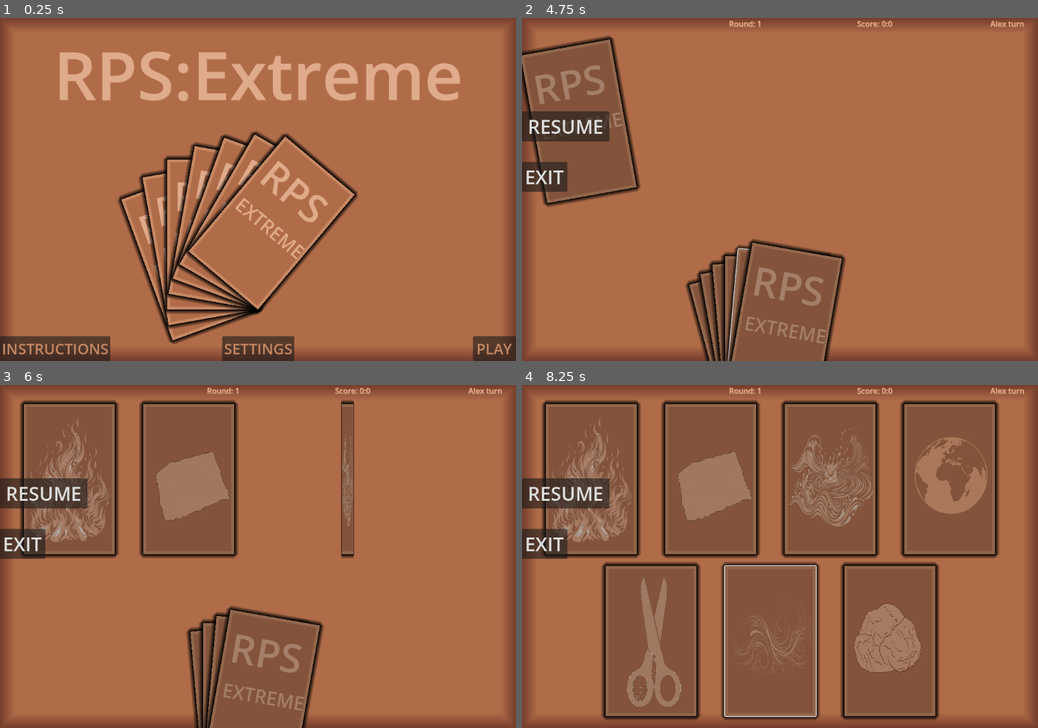
Above: before the commit, frames 1-4 (two rows, left to right).
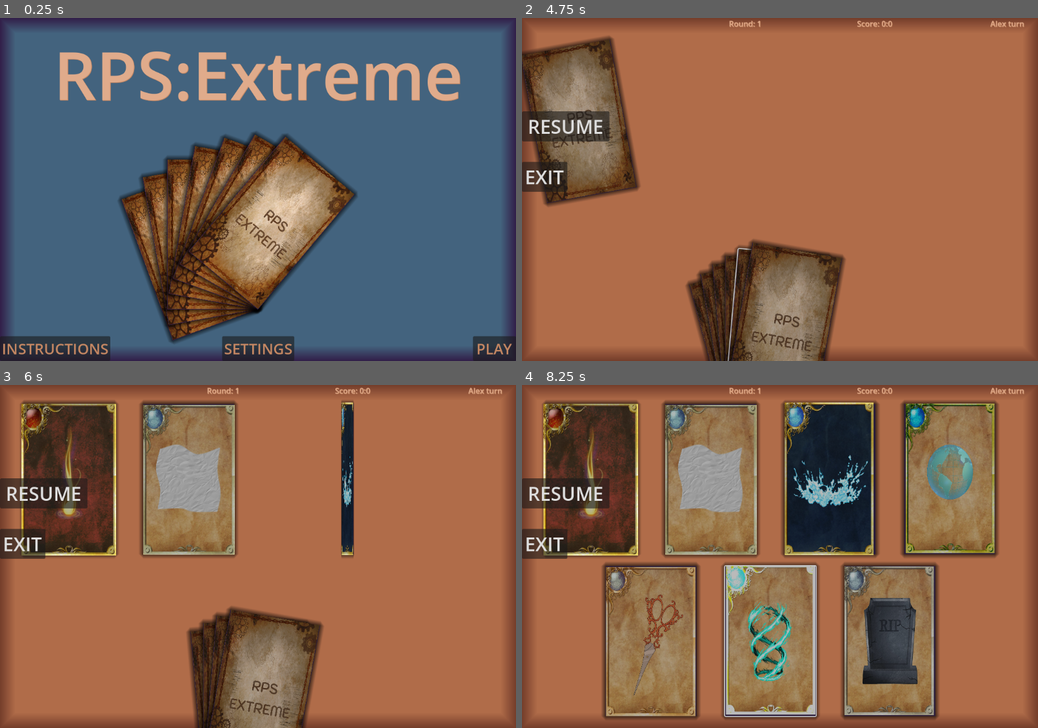
Above: after the commit, the same moments.

Repository: smkillerz777-star/RPS-Extreme
Game: Godot game, scene res://main_menu.tscn
Two runs of this game, one before a commit and one after it. Both use one fixed random seed, a clock stepped at 60 frames per second and the inputs below.
Inputs (mouse positions are in pixels of both pictures, inside the frame that each line leads up to):
- Up to frame 1 (0.25 s): no input
- Up to frame 2 (4.75 s): click "PLAY" at 0.5 s; click (821, 120) at 1.27 s; type "Alex" at 1.35 s; click (821, 172) at 1.5 s; type "Alex" at 1.58 s; click "BACK/PAUSE" at 2 s; click "START" at 2.75 s; tap Enter at 3.5 s; move the mouse to (893, 172) at 3.52 s; hold Right 3.53-4.28 s; tap Alt at 3.6 s; click (893, 172) at 3.67 s; move the mouse to (676, 206) at 4.27 s; hold Down from 4.28 s (still down); tap Shift at 4.35 s
- Up to frame 3 (6 s): move the mouse to (309, 481) at 5.02 s; release Down at 5.03 s; hold Right 5.03-5.78 s; tap Alt at 5.1 s; move the mouse to (232, 625) at 5.77 s; hold Up from 5.78 s (still down); tap Shift at 5.85 s; click (232, 625) at 5.92 s
- Up to frame 4 (8.25 s): move the mouse to (934, 607) at 6.52 s; release Up at 6.53 s; hold Left 6.53-8.03 s; tap Alt at 6.6, 8.1 s; move the mouse to (625, 505) at 7.27 s; tap Shift at 7.35 s; move the mouse to (805, 556) at 8.02 s; hold Down from 8.03 s (still down); click (805, 556) at 8.17 s

The runs differ from the first frame. In frame 1, 93% of the frame differs, in the area x 0-100%, y 0-100%; in frame 2, 11%; in frame 3, 22%; in frame 4, 51%.

Commit message:
added own made images for cards

Diff:
--- a/rps-extreme/card.tscn
+++ b/rps-extreme/card.tscn
@@ -1,23 +1,23 @@
 [gd_scene format=3 uid="uid://bdqimnhsve36w"]
 
 [ext_resource type="Script" uid="uid://bokn61fx8mqw7" path="res://card.gd" id="1_rjlel"]
-[ext_resource type="Texture2D" uid="uid://cw52cnkgogmos" path="res://stone.png" id="2_q5obu"]
-[ext_resource type="Texture2D" uid="uid://cu4pbwy7o82q6" path="res://scissors.png" id="2_rjlel"]
-[ext_resource type="Texture2D" uid="uid://b6y7noep1lr6i" path="res://paper.png" id="3_q5obu"]
-[ext_resource type="Texture2D" uid="uid://ccsiek4hbcplg" path="res://air.png" id="5_fpac0"]
-[ext_resource type="Texture2D" uid="uid://ckmvp8afmf8op" path="res://fire.png" id="6_1i5pp"]
-[ext_resource type="Texture2D" uid="uid://dhb7re5yfqplb" path="res://water.png" id="7_pjytt"]
-[ext_resource type="Texture2D" uid="uid://hbg21kmy67xe" path="res://earth.png" id="8_b4rk6"]
+[ext_resource type="Texture2D" uid="uid://dambdbfdv301c" path="res://scissors.jpg" id="2_6lcat"]
+[ext_resource type="Texture2D" uid="uid://bj0w0koc6ye7k" path="res://paper.jpg" id="3_6lcat"]
+[ext_resource type="Texture2D" uid="uid://bpuj1p5yhfevc" path="res://wind.jpg" id="5_6lcat"]
+[ext_resource type="Texture2D" uid="uid://byax2vlrybqbn" path="res://fire.jpg" id="6_6lcat"]
+[ext_resource type="Texture2D" uid="uid://dxwqctcdtwxrs" path="res://water.jpg" id="7_6lcat"]
+[ext_resource type="Texture2D" uid="uid://b64pyq6s3xqg4" path="res://earth.jpg" id="8_ut1v0"]
+[ext_resource type="Texture2D" uid="uid://ds0obj3i7mxok" path="res://background.jpg" id="9_6lcat"]
+[ext_resource type="Texture2D" uid="uid://b37n4gu0gr1hx" path="res://stone.jpg" id="9_ut1v0"]
 
 [sub_resource type="StyleBoxFlat" id="StyleBoxFlat_b4rk6"]
-bg_color = Color(0.6901961, 0.42352942, 0.28627452, 1)
+bg_color = Color(0.2627451, 0.3882353, 0.49411765, 1)
 border_width_left = 6
 border_width_top = 6
 border_width_right = 6
 border_width_bottom = 6
-border_color = Color(0.7764706, 0.53333336, 0.3882353, 1)
+border_color = Color(0.19607843, 0.11764706, 0.28235295, 1)
 corner_detail = 1
-shadow_color = Color(0, 0, 0, 1)
 shadow_size = 10
 
 [node name="card" type="Node2D" unique_id=1750312630]
@@ -31,75 +31,62 @@
 [node name="scissors" type="Node2D" parent="." unique_id=929358708]
 visible = false
 
-[node name="Scissors" type="Sprite2D" parent="scissors" unique_id=1628510682]
-position = Vector2(101, 159.99998)
-scale = Vector2(0.31924716, 0.35156247)
-texture = ExtResource("2_rjlel")
+[node name="Scissors" type="Sprite2D" parent="scissors" unique_id=231697730]
+position = Vector2(94.500015, 158.5)
+scale = Vector2(0.17314817, 0.20484294)
+texture = ExtResource("2_6lcat")
 
 [node name="paper" type="Node2D" parent="." unique_id=1061040966]
 visible = false
 
-[node name="Paper" type="Sprite2D" parent="paper" unique_id=1313348182]
-position = Vector2(103.99999, 172.5)
-scale = Vector2(0.13352272, 0.23046875)
-texture = ExtResource("3_q5obu")
+[node name="Paper" type="Sprite2D" parent="paper" unique_id=1149660019]
+position = Vector2(95.49999, 159)
+scale = Vector2(0.17685184, 0.20549737)
+texture = ExtResource("3_6lcat")
 
 [node name="rock" type="Node2D" parent="." unique_id=334392551]
 visible = false
 
-[node name="Stone" type="Sprite2D" parent="rock" unique_id=2056718883]
-position = Vector2(90, 152)
-scale = Vector2(0.104403414, 0.20507814)
-texture = ExtResource("2_q5obu")
+[node name="Stone" type="Sprite2D" parent="rock" unique_id=1468589045]
+position = Vector2(93.75, 157)
+scale = Vector2(0.17268518, 0.2041885)
+texture = ExtResource("9_ut1v0")
 
 [node name="air" type="Node2D" parent="." unique_id=1582463533]
 visible = false
 
-[node name="Air" type="Sprite2D" parent="air" unique_id=1651154679]
-position = Vector2(98, 150)
-scale = Vector2(0.12535512, 0.22851564)
-texture = ExtResource("5_fpac0")
+[node name="Wind" type="Sprite2D" parent="air" unique_id=652918302]
+position = Vector2(95.5, 155)
+scale = Vector2(0.17314816, 0.2054974)
+texture = ExtResource("5_6lcat")
 
 [node name="fire" type="Node2D" parent="." unique_id=639497926]
 visible = false
 
 [node name="Fire" type="Sprite2D" parent="fire" unique_id=1705578510]
-position = Vector2(92, 158)
-scale = Vector2(0.2848011, 0.38867188)
-texture = ExtResource("6_1i5pp")
+position = Vector2(94.1037, 158.48633)
+scale = Vector2(0.18314128, 0.20875174)
+texture = ExtResource("6_6lcat")
 
 [node name="water" type="Node2D" parent="." unique_id=282808017]
 visible = false
 
 [node name="Water" type="Sprite2D" parent="water" unique_id=1378908282]
-position = Vector2(98, 150)
-scale = Vector2(0.14382103, 0.34570313)
-texture = ExtResource("7_pjytt")
+position = Vector2(93.00001, 157)
+scale = Vector2(0.17222224, 0.20942408)
+texture = ExtResource("7_6lcat")
 
 [node name="earth" type="Node2D" parent="." unique_id=1480298302]
 visible = false
 
-[node name="Earth" type="Sprite2D" parent="earth" unique_id=1432479629]
-position = Vector2(98, 150)
-scale = Vector2(0.23650567, 0.24544267)
-texture = ExtResource("8_b4rk6")
+[node name="Earth" type="Sprite2D" parent="earth" unique_id=560329188]
+position = Vector2(96, 156)
+scale = Vector2(0.17222221, 0.20549738)
+texture = ExtResource("8_ut1v0")
 
 [node name="back" type="Node2D" parent="." unique_id=1973465737]
 
-[node name="Label" type="Label" parent="back" unique_id=817936417]
-offset_left = 14.0
-offset_top = 18.0
-offset_right = 385.0
-offset_bottom = 251.0
-theme_override_colors/font_color = Color(0.8784314, 0.67058825, 0.54509807, 1)
-theme_override_font_sizes/font_size = 84
-text = "RPS"
-
-[node name="Label2" type="Label" parent="back" unique_id=748686281]
-offset_left = 13.0
-offset_top = 141.0
-offset_right = 384.0
-offset_bottom = 374.0
-theme_override_colors/font_color = Color(0.8784314, 0.67058825, 0.54509807, 1)
-theme_override_font_sizes/font_size = 39
-text = "EXTREME"
+[node name="Background" type="Sprite2D" parent="back" unique_id=769718918]
+position = Vector2(94.99999, 157)
+scale = Vector2(0.17407405, 0.2054974)
+texture = ExtResource("9_6lcat")
--- a/rps-extreme/main_menu.tscn
+++ b/rps-extreme/main_menu.tscn
@@ -4,12 +4,12 @@
 [ext_resource type="PackedScene" uid="uid://bdqimnhsve36w" path="res://card.tscn" id="2_7vrkn"]
 
 [sub_resource type="StyleBoxFlat" id="StyleBoxFlat_7vrkn"]
-bg_color = Color(0.6901961, 0.42352942, 0.28627452, 1)
+bg_color = Color(0.2627451, 0.3882353, 0.49411765, 1)
 border_width_left = 32
 border_width_top = 32
 border_width_right = 32
 border_width_bottom = 32
-border_color = Color(0.45490196, 0.23921569, 0.16862746, 1)
+border_color = Color(0.19607843, 0.11764706, 0.28235295, 1)
 border_blend = true
 
 [node name="main_menu" type="Control" unique_id=407472160]
--- a/rps-extreme/project.godot
+++ b/rps-extreme/project.godot
@@ -13,7 +13,7 @@
 config/name="RPS:Extreme"
 run/main_scene="uid://bpwytly5s4wmn"
 config/features=PackedStringArray("4.6", "GL Compatibility")
-config/icon="res://icon.svg"
+config/icon="uid://cobwku2amntfr"
 
 [autoload]
 
Binary file added: rps-extreme/background.jpg
Not shown, added: rps-extreme/background.jpg.import
Binary file added: rps-extreme/earth.jpg
Not shown, added: rps-extreme/earth.jpg.import
Not shown, changed: rps-extreme/export_presets.cfg
Binary file added: rps-extreme/fire.jpg
Not shown, added: rps-extreme/fire.jpg.import
Binary file added: rps-extreme/icon(512 by 512).png
Not shown, added: rps-extreme/icon(512 by 512).png.import
Binary file added: rps-extreme/paper.jpg
Not shown, added: rps-extreme/paper.jpg.import
Binary file added: rps-extreme/scissors.jpg
(and 7 more such lines)
